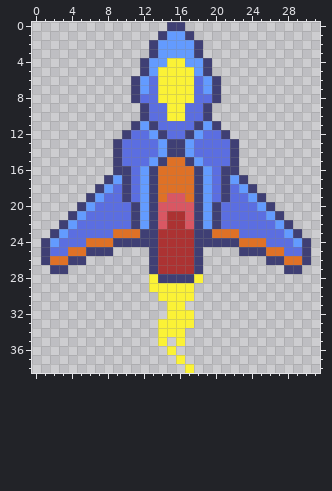
One commit to this pixel-art sprite: basic_sprite_test/assets/images/ship.png. Above is the file before it was changed.
The file is 32x48 pixels. The old version is drawn lined up with the new one, on the new canvas.
After:
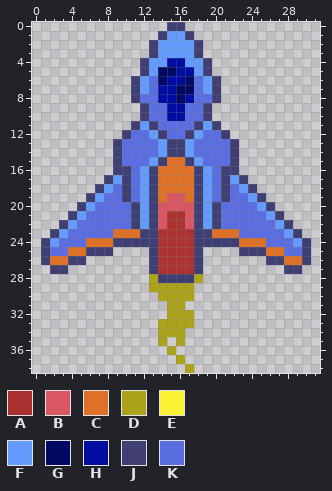
Palette (. is transparent): A #ac3232  B #d95763  C #df7126  D #aba41b  E #fbf236  F #639bff  G #010960  H #000da0  J #3f3f74  K #5b6ee1
From old to new:
canvas 32x48 -> 32x39, the old top-left corner now at 0,-2 (the part of the old canvas that was cut away was empty and is not shown)
The author changed colour E to colour D in row 28 at x 13 and 18; in row 29 at x 13 to 17; in row 30 at x 14 to 17; in row 31 at x 15 to 16; in row 32 at x 15 to 17; in row 33 at x 14 to 17.
The author changed colour E to colour D in row 34 at x 14 to 16; in row 35 at x 14 and 16; in row 36 at x 15; in row 37 at x 16; in row 38 at x 17.
The author changed colour E to colour G in row 5 at x 14 to 15; in row 6 at x 14 and 17; in row 7 at x 16 to 17; in row 8 at x 16.
The author changed colour E to colour H in row 4 at x 15 to 16; in row 5 at x 16 to 17; in row 6 at x 15 to 16; in row 7 at x 14 to 15; in row 8 at x 14 to 15 and 17; in rows 9 to 10 at x 15 to 16.
Pixel boxes of the changes (left, top, right, bottom) in both pictures:
changed: (158, 58, 194, 121)
changed: (149, 274, 203, 373)
